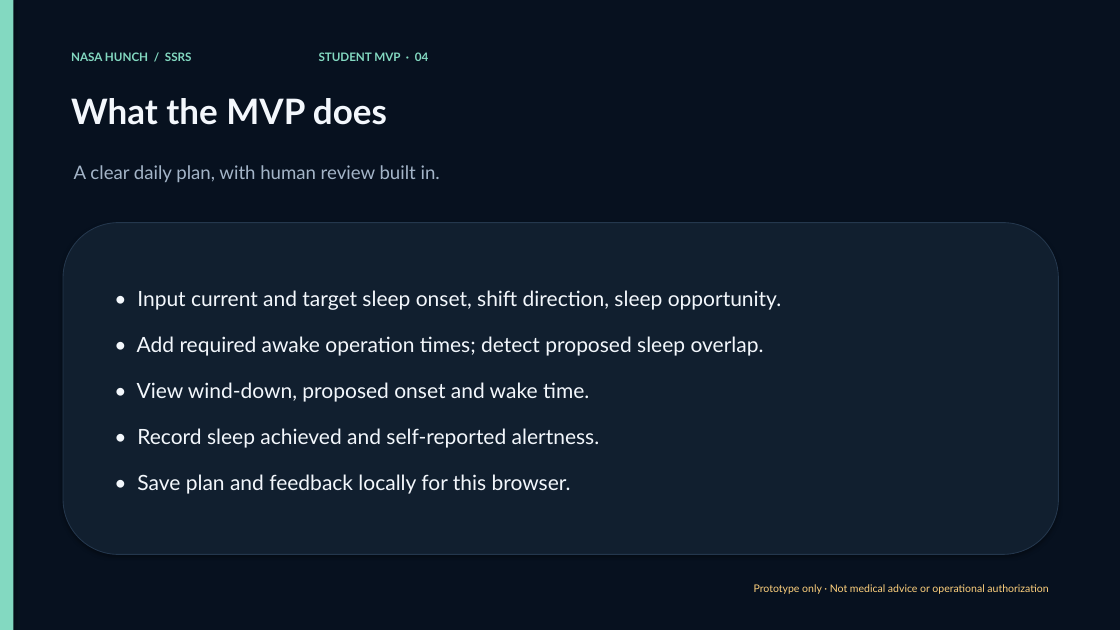
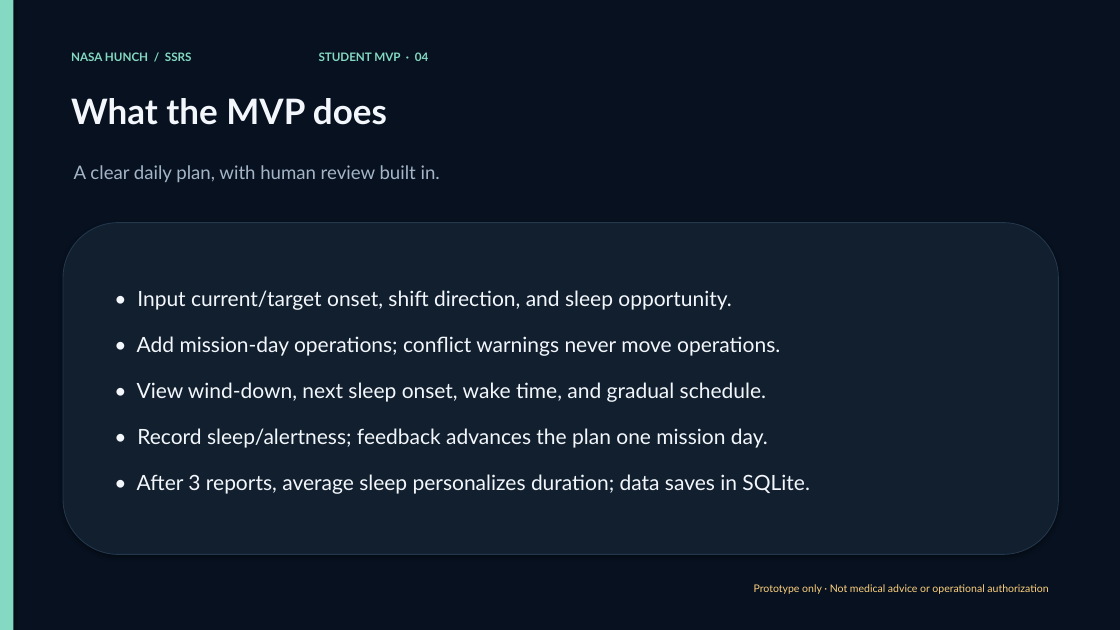
Before and after one commit to 271486/personal, a slide deck: slide 4 of NASA/student-presentation.pptx. Drawn at 1120x630 pixels with LibreOffice and Linux fonts; fonts in the diff are those of the drawing. Boxes give left, top, right and bottom in pixels: in the first picture for what was removed or moved away, otherwise in the second. Text is boxed around its words. In the diff, an @@ line names an element or a change of style, - is before the commit and + after.

```diff
--- a/NASA/student-presentation.pptx
+++ b/NASA/student-presentation.pptx
@@ text in rounded rectangle at [137,290,810,494]: text changed @@
-• Input current and target sleep onset, shift direction, sleep opportunity.
-• Add required awake operation times; detect proposed sleep overlap.
-• View wind-down, proposed onset and wake time.
-• Record sleep achieved and self-reported alertness.
-• Save plan and feedback locally for this browser.
+• Input current/target onset, shift direction, and sleep opportunity.
+• Add mission-day operations; conflict warnings never move operations.
+• View wind-down, next sleep onset, wake time, and gradual schedule.
+• Record sleep/alertness; feedback advances the plan one mission day.
+• After 3 reports, average sleep personalizes duration; data saves in SQLite.
```
Also in this commit, not shown: 2 other slides changed, 11 other files.
